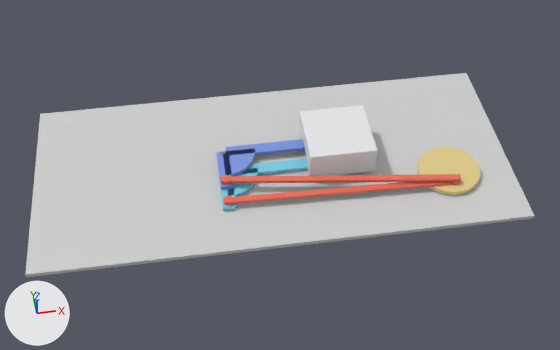
Renders of the Blender file Палка_демо.blend from each side of a commit.
Before and after are seen from a 50 mm camera at (40.7, -132.0, 140.4) aimed at (59.3, -4.5, 0.8). The axes (+X, +Y, +Z) are drawn at lower left. The lights are the same throughout. The first picture is the older version.

The older version as bpy lines, for what is in view:
```python
ob_arm1_1 = bpy.data.objects.new('Arm1_1', me_cube_001)
ob_arm1_1.parent = ob_pivot1
ob_arm1_1.location = (46.0, -2.95, 2.95)
ob_arm1_1.scale = (1.5, 5.75, 0.5)
ob_armup1 = bpy.data.objects.new('ArmUp1', me_cube_002)
ob_armup1.parent = ob_pivot1
ob_armup1.location = (60.6, 2.8, 2.95)
ob_armup1.scale = (14.6, 1.5, 0.5)
ob_base1 = bpy.data.objects.new('Base1', me_base1)
ob_base1.parent = ob_pivot1
ob_base1.location = (0.0, 0.0, 0.0)
ob_base2 = bpy.data.objects.new('Base2', me_base2)
ob_base2.parent = ob_pivot2
ob_base2.location = (0.0, 0.0, 0.0)
ob_c1_1 = bpy.data.objects.new('C1_1', me_cylinder)
ob_c1_1.parent = ob_pivot1
ob_c1_1.location = (46.0, -7.2, 4.0)
ob_carttop = bpy.data.objects.new('CartTop', me_cube_007)
ob_carttop.parent = ob_cartn
ob_carttop.location = (74.0, 0.0, 7.25)
ob_carttop.scale = (8.0, 8.0, 2.25)
ob_pivot1 = bpy.data.objects.new('Pivot1', None)
ob_pivot1.location = (46.0, 2.8, 0.0)
ob_pivot2 = bpy.data.objects.new('Pivot2', None)
ob_pivot2.location = (46.0, -2.8, 0.0)
ob_post1 = bpy.data.objects.new('Post1', me_cylinder_002)
ob_post1.location = (46.0, 2.8, 2.7)
# also in view: 'Palka2' at (73.0, -13.6, 2.8); 'Palka1' at (73.0, -10.8, 4.0); 'ArmUp2' at (60.6, -2.8, 1.8); 'CartS' at (74.0, -6.0, 3.7); 'CrankDisc' at (100.0, -10.0, 1.9)
```
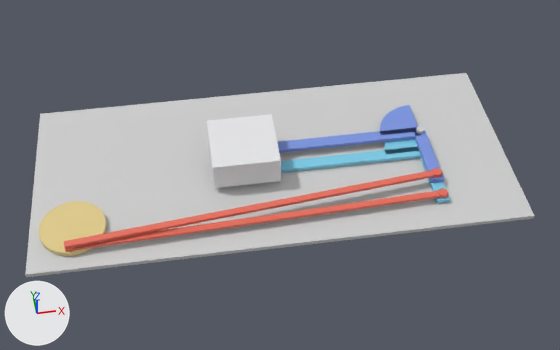
ob_pivot1 is not drawn itself; it is the parent of ob_base1, ob_arm1_1, ob_c1_1, ob_armup1, ob_tip1.
ob_pivot2 is not drawn itself; it is the parent of ob_base2, ob_arm1_2, ob_c1_2, ob_armup2, ob_tip2.
ob_crank is not drawn itself; it is the parent of ob_crankdisc, ob_crankpin.

Changed parts and their boxes [x1, y1, x2, y2] in the pictures (560 x 350 px):
'CartTop', moved
    before: [299, 105, 377, 171]
    after: [207, 114, 281, 181]
'CrankDisc', moved
    before: [417, 147, 480, 195]
    after: [39, 201, 106, 256]
'Palka1', moved, turned, rescaled
    before: [221, 174, 461, 183]
    after: [64, 169, 443, 249]
'Palka2', moved, turned, rescaled
    before: [224, 181, 461, 205]
    after: [65, 189, 449, 252]
'ArmUp2', moved, rescaled
    before: [242, 158, 308, 175]
    after: [281, 147, 421, 173]
'ArmUp1', moved, rescaled
    before: [223, 139, 305, 156]
    after: [277, 128, 420, 153]
'Base1', moved, rescaled (22% wider, 7% taller)
    before: [224, 148, 255, 176]
    after: [380, 105, 418, 135]
'CartS', moved
    before: [307, 160, 376, 176]
    after: [213, 174, 281, 188]
'Arm1_1', moved, rescaled (72% wider, 36% taller)
    before: [216, 151, 233, 189]
    after: [414, 131, 444, 183]
'Base2', moved, rescaled
    before: [228, 168, 258, 197]
    after: [384, 139, 419, 154]
'Arm1_2', moved, rescaled (72% wider, 41% taller)
    before: [219, 178, 236, 211]
    after: [420, 156, 450, 203]
'C1_2', moved
    before: [224, 196, 234, 206]
    after: [438, 188, 448, 199]
'C1_1', moved
    before: [222, 175, 231, 185]
    after: [432, 168, 442, 178]
'Post1', moved
    before: [219, 147, 226, 154]
    after: [416, 126, 424, 134]
'CrankPin', moved
    before: [451, 181, 459, 185]
    after: [67, 247, 75, 252]
'CartN', moved (not visible afterwards)
    before: [299, 126, 303, 140]

Patch to the scene script:
```diff
--- a/Палка_демо.blend.py
+++ b/Палка_демо.blend.py
@@ me_base1 @@
 # used by ob_base1; parent = ob_pivot1; location = (0.0, 0.0, 0.0)
-me_base1.from_pydata(...)  # 52 vertices, 74 faces; spans x 0.0..8.0, y -8.0..0.0, z 2.45..3.45
+me_base1.from_pydata(...)  # 52 vertices, 74 faces; spans x -10.0..0.0, y 0.0..10.0, z 2.45..3.45
+# me_base1 part 1: the whole mesh is scaled about the mesh origin by (-1.25, -1.25, 1)
 me_base1.materials.append(mat_blue)
@@ me_base2 @@
 # used by ob_base2; parent = ob_pivot2; location = (0.0, 0.0, 0.0)
-me_base2.from_pydata(...)  # 52 vertices, 74 faces; spans x 0.0..8.0, y -8.0..0.0, z 1.3..2.3
+me_base2.from_pydata(...)  # 52 vertices, 74 faces; spans x -10.0..0.0, y 0.0..10.0, z 1.3..2.3
+# me_base2 part 2: the whole mesh is scaled about the mesh origin by (-1.25, -1.25, 1)
 me_base2.materials.append(mat_cyan)
@@ ob_pivot1 @@
 ob_pivot1 = bpy.data.objects.new('Pivot1', None)
-ob_pivot1.location = (46.0, 2.8, 0.0)
+ob_pivot1.location = (96.0, 2.8, 0.0)
@@ ob_arm1_1 @@
 ob_arm1_1.parent = ob_pivot1
-ob_arm1_1.matrix_parent_inverse = Matrix(((1.0, 0.0, 0.0, -46.0), (0.0, 1.0, 0.0, -2.8), (0.0, 0.0, 1.0, 0.0), (0.0, 0.0, 0.0, 1.0)))
-ob_arm1_1.location = (46.0, -2.95, 2.95)
-ob_arm1_1.scale = (1.5, 5.75, 0.5)
+ob_arm1_1.matrix_parent_inverse = Matrix(((1.0, 0.0, 0.0, -96.0), (0.0, 1.0, 0.0, -2.8), (0.0, 0.0, 1.0, 0.0), (0.0, 0.0, 0.0, 1.0)))
+ob_arm1_1.location = (96.0, -5.45, 2.95)
+ob_arm1_1.scale = (1.5, 8.25, 0.5)
@@ ob_c1_1 @@
 ob_c1_1.parent = ob_pivot1
-ob_c1_1.matrix_parent_inverse = Matrix(((1.0, 0.0, 0.0, -46.0), (0.0, 1.0, 0.0, -2.8), (0.0, 0.0, 1.0, 0.0), (0.0, 0.0, 0.0, 1.0)))
+ob_c1_1.matrix_parent_inverse = Matrix(((1.0, 0.0, 0.0, -96.0), (0.0, 1.0, 0.0, -2.8), (0.0, 0.0, 1.0, 0.0), (0.0, 0.0, 0.0, 1.0)))
 ob_c1_1.location = (46.0, -7.2, 4.0)
@@ ob_armup1 @@
 ob_armup1.parent = ob_pivot1
-ob_armup1.matrix_parent_inverse = Matrix(((1.0, 0.0, 0.0, -46.0), (0.0, 1.0, 0.0, -2.8), (0.0, 0.0, 1.0, 0.0), (0.0, 0.0, 0.0, 1.0)))
-ob_armup1.location = (60.6, 2.8, 2.95)
-ob_armup1.scale = (14.6, 1.5, 0.5)
+ob_armup1.matrix_parent_inverse = Matrix(((1.0, 0.0, 0.0, -96.0), (0.0, 1.0, 0.0, -2.8), (0.0, 0.0, 1.0, 0.0), (0.0, 0.0, 0.0, 1.0)))
+ob_armup1.location = (72.9, 2.8, 2.95)
+ob_armup1.scale = (23.1, 1.5, 0.5)
@@ ob_post1 @@
 ob_post1 = bpy.data.objects.new('Post1', me_cylinder_002)
-ob_post1.location = (46.0, 2.8, 2.7)
+ob_post1.location = (96.0, 2.8, 2.7)
@@ ob_pivot2 @@
 ob_pivot2 = bpy.data.objects.new('Pivot2', None)
-ob_pivot2.location = (46.0, -2.8, 0.0)
+ob_pivot2.location = (96.0, -2.8, 0.0)
@@ ob_arm1_2 @@
 ob_arm1_2.parent = ob_pivot2
-ob_arm1_2.matrix_parent_inverse = Matrix(((1.0, 0.0, 0.0, -46.0), (0.0, 1.0, 0.0, 2.8), (0.0, 0.0, 1.0, 0.0), (0.0, 0.0, 0.0, 1.0)))
-ob_arm1_2.location = (46.0, -8.55, 1.8)
-ob_arm1_2.scale = (1.5, 5.75, 0.5)
+ob_arm1_2.matrix_parent_inverse = Matrix(((1.0, 0.0, 0.0, -96.0), (0.0, 1.0, 0.0, 2.8), (0.0, 0.0, 1.0, 0.0), (0.0, 0.0, 0.0, 1.0)))
+ob_arm1_2.location = (96.0, -11.05, 1.8)
+ob_arm1_2.scale = (1.5, 8.25, 0.5)
@@ ob_c1_2 @@
 ob_c1_2.matrix_parent_inverse = Matrix(((1.0, 0.0, 0.0, -46.0), (0.0, 1.0, 0.0, 2.8), (0.0, 0.0, 1.0, 0.0), (0.0, 0.0, 0.0, 1.0)))
-ob_c1_2.location = (46.0, -12.8, 2.85)
+ob_c1_2.location = (96.0, -17.8, 2.85)
@@ ob_armup2 @@
 ob_armup2.parent = ob_pivot2
-ob_armup2.matrix_parent_inverse = Matrix(((1.0, 0.0, 0.0, -46.0), (0.0, 1.0, 0.0, 2.8), (0.0, 0.0, 1.0, 0.0), (0.0, 0.0, 0.0, 1.0)))
-ob_armup2.location = (60.6, -2.8, 1.8)
-ob_armup2.scale = (14.6, 1.5, 0.5)
+ob_armup2.matrix_parent_inverse = Matrix(((1.0, 0.0, 0.0, -96.0), (0.0, 1.0, 0.0, 2.8), (0.0, 0.0, 1.0, 0.0), (0.0, 0.0, 0.0, 1.0)))
+ob_armup2.location = (72.9, -2.8, 1.8)
+ob_armup2.scale = (23.1, 1.5, 0.5)
@@ ob_cartn @@
 ob_cartn = bpy.data.objects.new('CartN', me_cube_005)
-ob_cartn.location = (74.0, 6.0, 3.7)
+ob_cartn.location = (51.0, 6.0, 3.7)
 ob_cartn.scale = (8.0, 2.0, 1.3)
@@ ob_crank @@
 ob_crank = bpy.data.objects.new('Crank', None)
-ob_crank.location = (100.0, -10.0, 0.0)
+ob_crank.location = (10.0, -15.0, 0.0)
@@ ob_crankdisc @@
 ob_crankdisc.parent = ob_crank
-ob_crankdisc.matrix_parent_inverse = Matrix(((1.0, 0.0, 0.0, -100.0), (0.0, 1.0, 0.0, 10.0), (0.0, 0.0, 1.0, 0.0), (0.0, 0.0, 0.0, 1.0)))
-ob_crankdisc.location = (100.0, -10.0, 1.9)
+ob_crankdisc.matrix_parent_inverse = Matrix(((1.0, 0.0, 0.0, -10.0), (0.0, 1.0, 0.0, 15.0), (0.0, 0.0, 1.0, 0.0), (0.0, 0.0, 0.0, 1.0)))
+ob_crankdisc.location = (10.0, -15.0, 1.9)
@@ ob_crankpin @@
 ob_crankpin.matrix_parent_inverse = Matrix(((1.0, 0.0, 0.0, -100.0), (0.0, 1.0, 0.0, 10.0), (0.0, 0.0, 1.0, 0.0), (0.0, 0.0, 0.0, 1.0)))
-ob_crankpin.location = (100.0, -14.4, 3.15)
+ob_crankpin.location = (10.0, -21.3, 3.15)
@@ ob_palka1 @@
 ob_palka1 = bpy.data.objects.new('Palka1', me_cube_008)
-ob_palka1.location = (73.0, -10.8, 4.0)
-ob_palka1.rotation_euler = (0.0, 0.0, -0.133)  # degrees (0, 0, -7.6)
-ob_palka1.scale = (28.4, 0.8, 0.35)
+ob_palka1.location = (53.0, -16.8, 4.0)
+ob_palka1.rotation_euler = (0.0, 0.0, -3.036)  # degrees (0, 0, -174)
+ob_palka1.scale = (44.4, 0.8, 0.35)
@@ ob_palka2 @@
 ob_palka2 = bpy.data.objects.new('Palka2', me_cube_009)
-ob_palka2.location = (73.0, -13.6, 2.9)
-ob_palka2.rotation_euler = (0.0, 0.0, -0.0296)  # degrees (0, 0, -1.7)
-ob_palka2.scale = (28.2, 0.8, 0.35)
+ob_palka2.location = (53.0, -19.6, 2.9)
+ob_palka2.rotation_euler = (0.0, 0.0, -3.101)  # degrees (0, 0, -178)
+ob_palka2.scale = (44.2, 0.8, 0.35)
```
